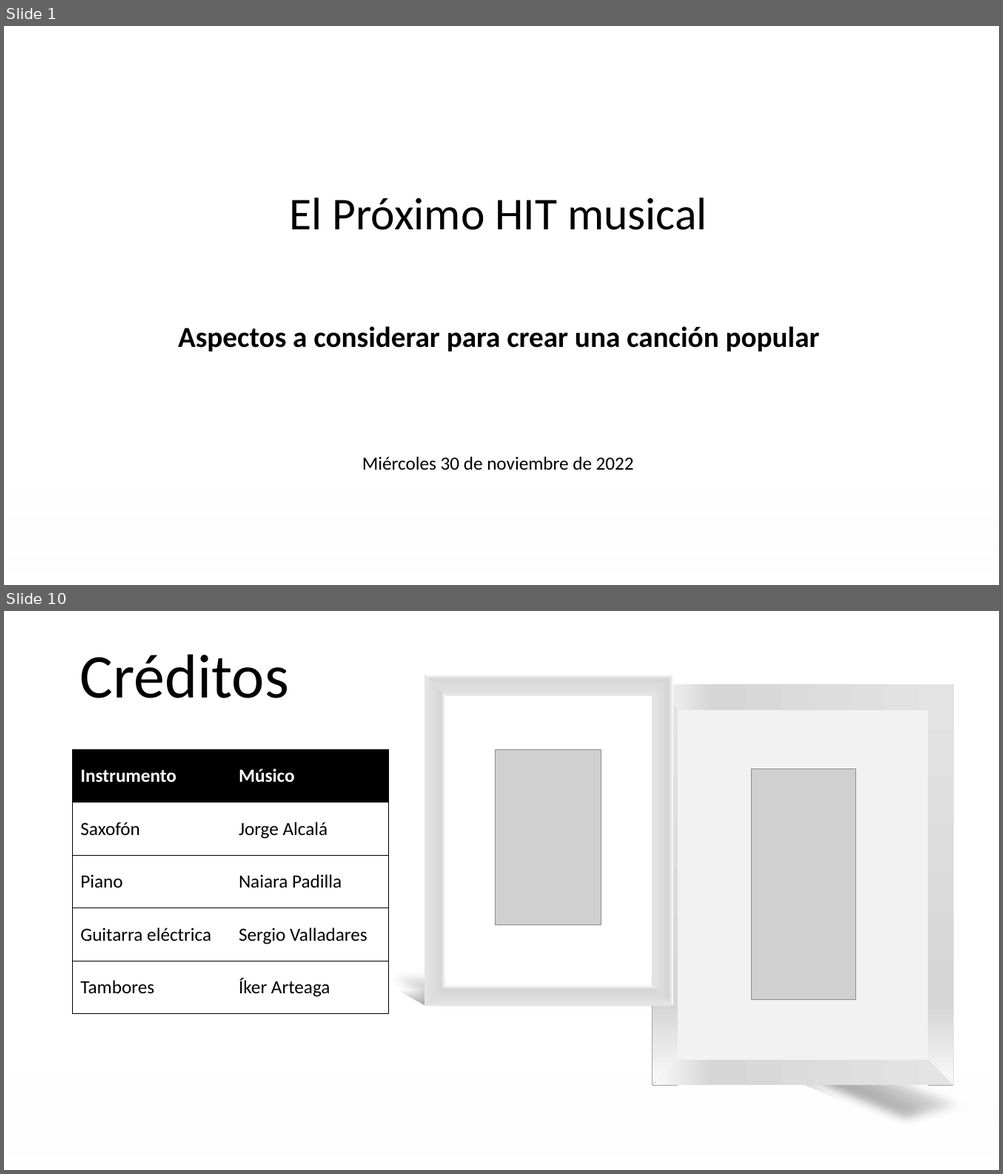
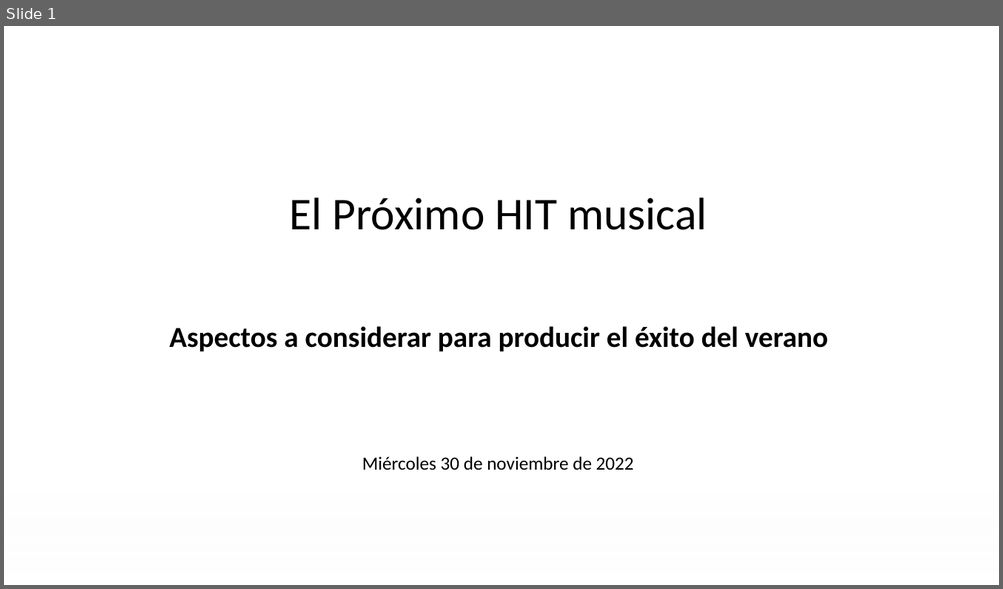
Before and after one commit to federicovalino/Summer_Song_BI, a slide deck: visualization/PresentaciónObligatorio.pptx. Shown one above the other, each under a label of ours: slides 1 and 10 before the commit, slide 1 after it; the slides between them are not shown. The pictures are 1003x1174 and 1003x589 pixels, drawn with LibreOffice and Linux fonts; fonts in the diff are those of the drawing; grey boxes stand for pictures; background and template pictures are left out. Boxes give left, top, right and bottom in pixels: in the first picture for what was removed or moved away, otherwise in the second. Text is boxed around its words. In the diff, an @@ line names an element or a change of style, - is before the commit and + after.

```diff
--- a/visualization/PresentaciónObligatorio.pptx
+++ b/visualization/PresentaciónObligatorio.pptx
@@ slide 10 removed at <box>4,611,999,1170</box>, background picture (left out); not listed: 1 template element that a slide beside it also shows @@
@@ title removed at <box>79,654,288,698</box> @@
-Créditos
@@ freeform shape removed at <box>424,675,672,696</box> @@
@@ freeform shape removed at <box>424,675,445,1006</box> @@
@@ freeform shape removed at <box>652,675,672,1006</box> @@
@@ rectangle removed at <box>445,695,652,985</box> @@
@@ table removed at <box>73,750,389,1014</box>, 5 rows, 2 columns @@
-Instrumento | Músico
-Saxofón | Jorge Alcalá
-Piano | Naiara Padilla
-Guitarra eléctrica | Sergio Valladares
-Tambores | Íker Arteaga
@@ picture removed at <box>495,750,601,925</box> @@
@@ picture removed at <box>751,769,856,1000</box> @@
@@ flow chart manual operation removed at <box>344,965,755,1010</box> @@
@@ flow chart manual operation removed at <box>344,961,755,1005</box> @@
@@ freeform shape removed at <box>424,985,672,1006</box> @@
@@ rounded rectangle removed at <box>373,996,714,1039</box> @@
@@ flow chart manual operation removed at <box>546,1002,999,1116</box> @@
@@ flow chart manual operation removed at <box>546,997,999,1111</box> @@
@@ group removed at <box>590,684,999,1125</box>: 4 freeform shapes, 3 rectangles, 1 rounded rectangle @@
@@ slide 1 changed as well @@
@@ text at <box>169,326,828,352</box>: text changed @@
-Aspectos a considerar para crear una canción popular
+Aspectos a considerar para producir el éxito del verano
```
Also in this commit, not shown: 9 slides added, 16 other slides removed.
